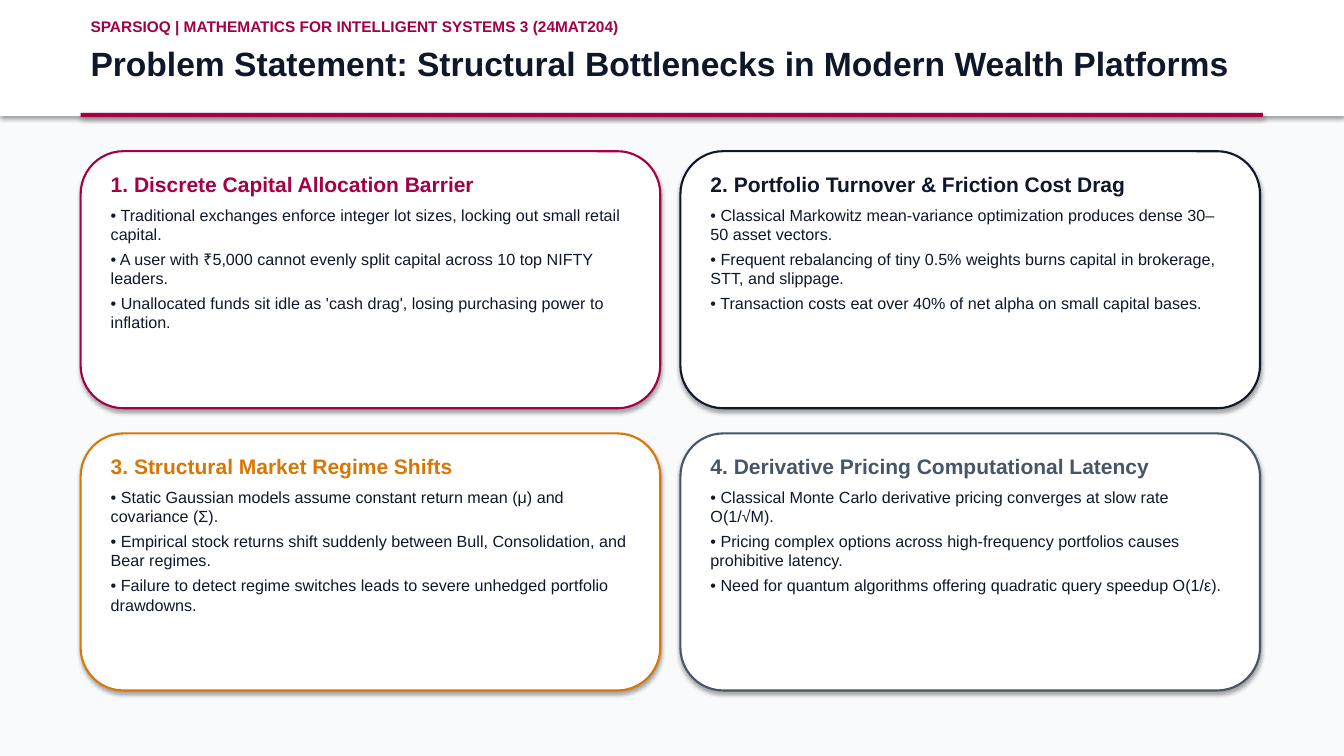
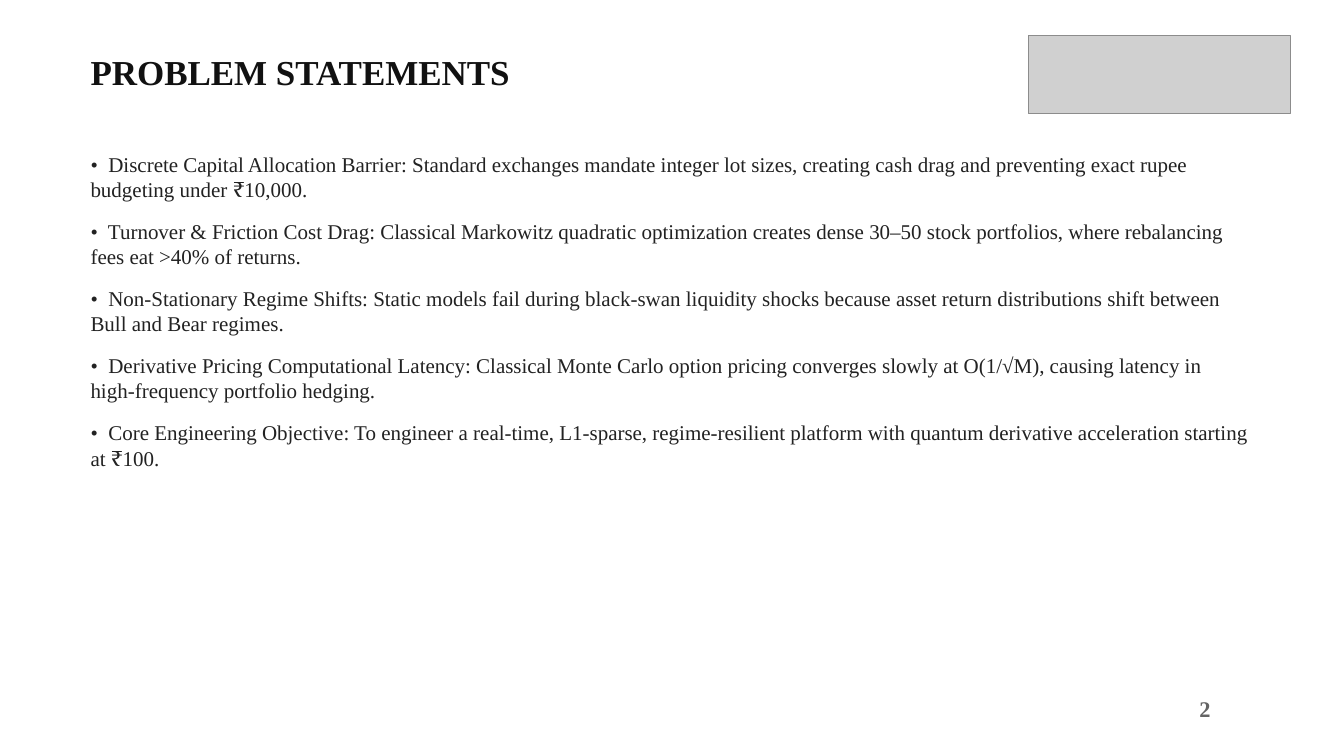
Before and after one commit to mhalsa-aine/SparsioQ-Platform, a slide deck: slide 3 of SparsioQ_Final_Project_Review_Presentation.pptx. Drawn at 1344x756 pixels with LibreOffice and Linux fonts; fonts in the diff are those of the drawing; grey boxes stand for pictures. Boxes give left, top, right and bottom in pixels: in the first picture for what was removed or moved away, otherwise in the second. Text is boxed around its words. In the diff, an @@ line names an element or a change of style, - is before the commit and + after.

```diff
--- a/SparsioQ_Final_Project_Review_Presentation.pptx
+++ b/SparsioQ_Final_Project_Review_Presentation.pptx
@@ rectangle at box(0, 0, 1344, 756): fill #F8FAFC to #FFFFFF @@
@@ rectangle removed at box(0, 0, 1344, 116) @@
@@ text removed at box(91, 51, 1228, 77) @@
-Problem Statement: Structural Bottlenecks in Modern Wealth Platforms
@@ picture added at box(1028, 35, 1291, 114) @@
@@ text at box(91, 62, 510, 86): text changed; size 11 to 25 pt; font Arial to Times New Roman; text colour #A30046 to #111111 @@
-SPARSIOQ | MATHEMATICS FOR INTELLIGENT SYSTEMS 3 (24MAT204)
+PROBLEM STATEMENTS
@@ rectangle removed at box(81, 113, 1263, 117) @@
@@ rounded rectangle removed at box(81, 151, 660, 408) @@
@@ text added at box(91, 157, 1247, 467), 15 pt, text #222222 @@
+• Discrete Capital Allocation Barrier: Standard exchanges mandate integer lot sizes, creating cash drag and preventing exact rupee budgeting under ₹10,000.
+• Turnover & Friction Cost Drag: Classical Markowitz quadratic optimization creates dense 30–50 stock portfolios, where rebalancing fees eat >40% of returns.
+• Non-Stationary Regime Shifts: Static models fail during black-swan liquidity shocks because asset return distributions shift between Bull and Bear regimes.
+• Derivative Pricing Computational Latency: Classical Monte Carlo option pricing converges slowly at O(1/√M), causing latency in high-frequency portfolio hedging.
+• Core Engineering Objective: To engineer a real-time, L1-sparse, regime-resilient platform with quantum derivative acceleration starting at ₹100.
@@ text removed at box(111, 176, 620, 328) @@
-1. Discrete Capital Allocation Barrier
-• Traditional exchanges enforce integer lot sizes, locking out small retail capital.
-• A user with ₹5,000 cannot evenly split capital across 10 top NIFTY leaders.
-• Unallocated funds sit idle as 'cash drag', losing purchasing power to inflation.
@@ rounded rectangle removed at box(681, 151, 1260, 408) @@
@@ text removed at box(710, 176, 1215, 313) @@
-2. Portfolio Turnover & Friction Cost Drag
-• Classical Markowitz mean-variance optimization produces dense 30–50 asset vectors.
-• Frequent rebalancing of tiny 0.5% weights burns capital in brokerage, STT, and slippage.
-• Transaction costs eat over 40% of net alpha on small capital bases.
@@ rounded rectangle removed at box(81, 434, 660, 691) @@
@@ rounded rectangle removed at box(681, 434, 1260, 691) @@
@@ text removed at box(111, 458, 626, 611) @@
-3. Structural Market Regime Shifts
-• Static Gaussian models assume constant return mean (μ) and covariance (Σ).
-• Empirical stock returns shift suddenly between Bull, Consolidation, and Bear regimes.
-• Failure to detect regime switches leads to severe unhedged portfolio drawdowns.
@@ text removed at box(710, 458, 1221, 595) @@
-4. Derivative Pricing Computational Latency
-• Classical Monte Carlo derivative pricing converges at slow rate O(1/√M).
-• Pricing complex options across high-frequency portfolios causes prohibitive latency.
-• Need for quantum algorithms offering quadratic query speedup O(1/ε).
@@ text added at box(1199, 702, 1210, 717), 16 pt, text #646464, bold @@
+2
```
Also in this commit, not shown: 10 other slides changed, 2 slides added, 2 slides removed.
